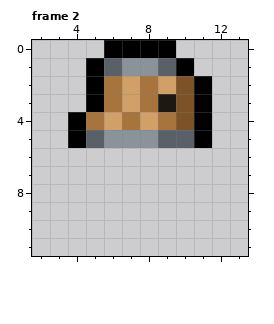
Two states of a pixel-art file, resources/gfx/gear/helmets/militia/MilitiaBucketHelm-Right.aseprite. The first picture shows the starting point.
16x16 pixels, 4 frames. Shown: frame 2: x 2..13, y 0..11. The commit also changed other frames, which this record leaves out.
And afterwards:
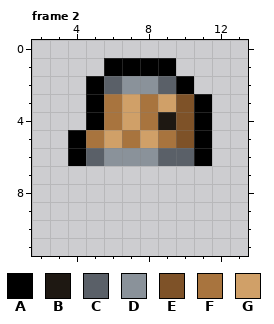
Palette (. is transparent): A #000000  B #1e1812  C #5a6068  D #8a929a  E #7e5228  F #a8743e  G #d0a068
Difference:
Changed rows in their new state; - is an unchanged pixel.
Frame 2, layer "Helmet":
first column x 4:
 0 --....--
 1 -.AAAA.-
 2 --CDDCA.
 3 -----G--
 4 .AFGFB--
 5 -FGFGFE-
 6 ACDDDCCA
Pixel boxes of the changes (left, top, right, bottom) in both pictures:
changed: (68, 40, 212, 166)
